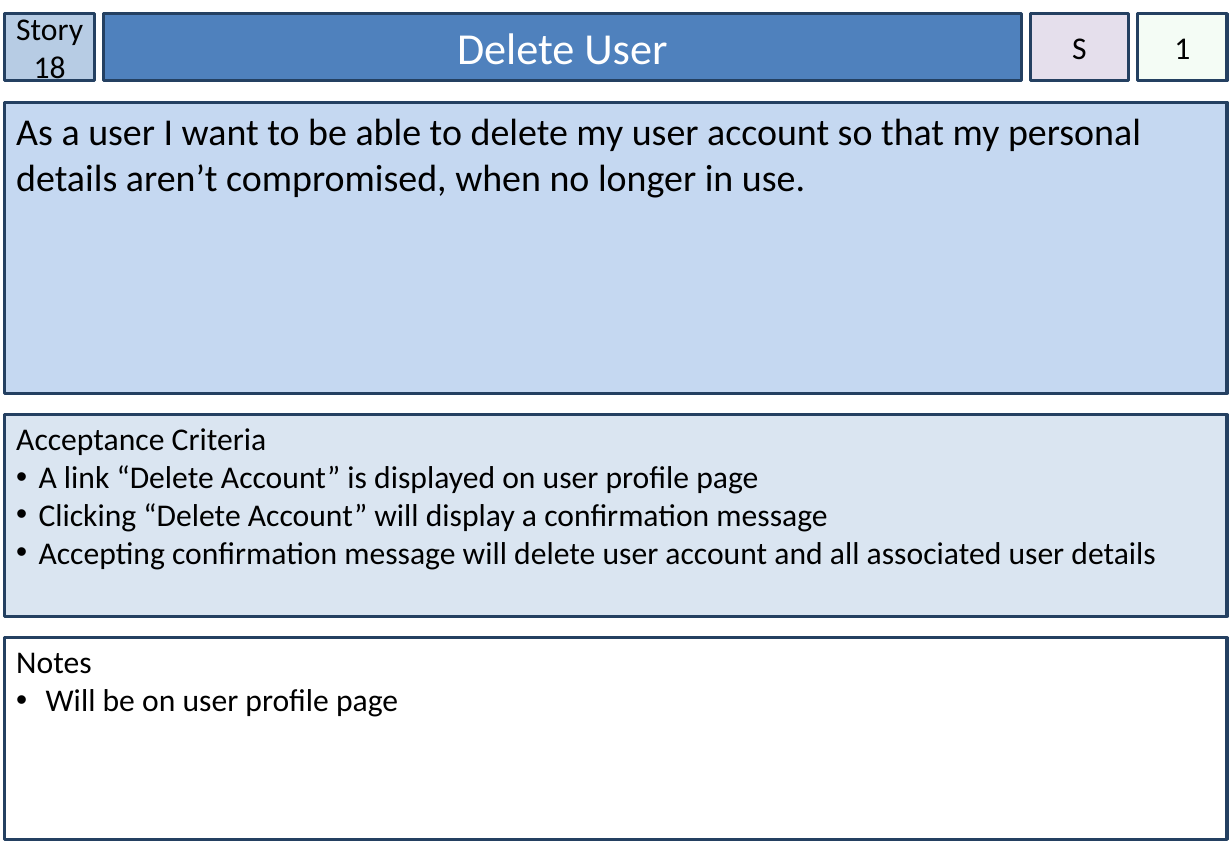
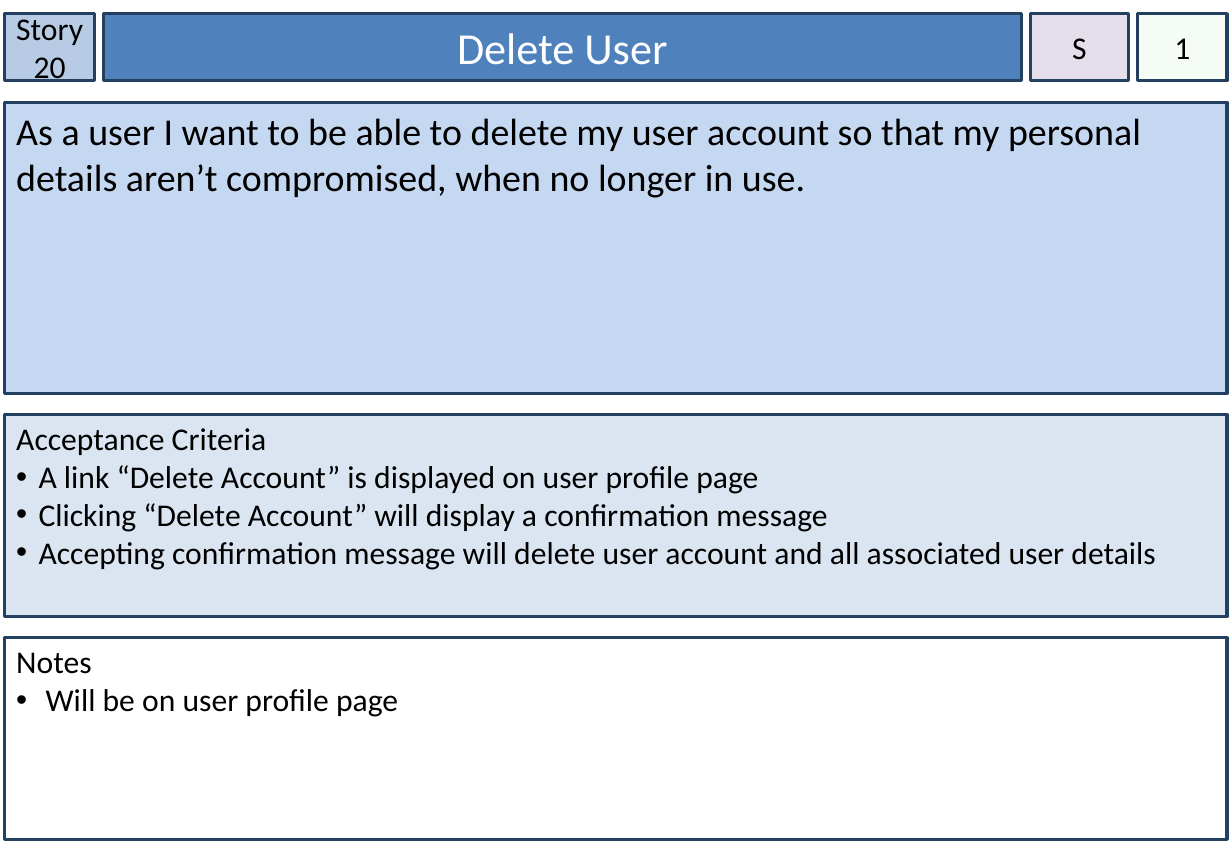
Before and after one commit to NickIsReady/Group-68-Web-System, a slide deck: slide 21 of Group 68 Story Cards.pptx (slide 19 before the commit). Drawn at 1232x853 pixels with LibreOffice and Linux fonts; fonts in the diff are those of the drawing. Boxes give left, top, right and bottom in pixels: in the first picture for what was removed or moved away, otherwise in the second. Text is boxed around its words. In the diff, an @@ line names an element or a change of style, - is before the commit and + after.

```diff
--- a/Group 68 Story Cards.pptx
+++ b/Group 68 Story Cards.pptx
@@ text in rectangle at <box>16,14,83,87</box>: text changed @@
-Story 18
+Story 20
```
Also in this commit, not shown: 17 other slides changed, 12 slides added, 1 other file.
